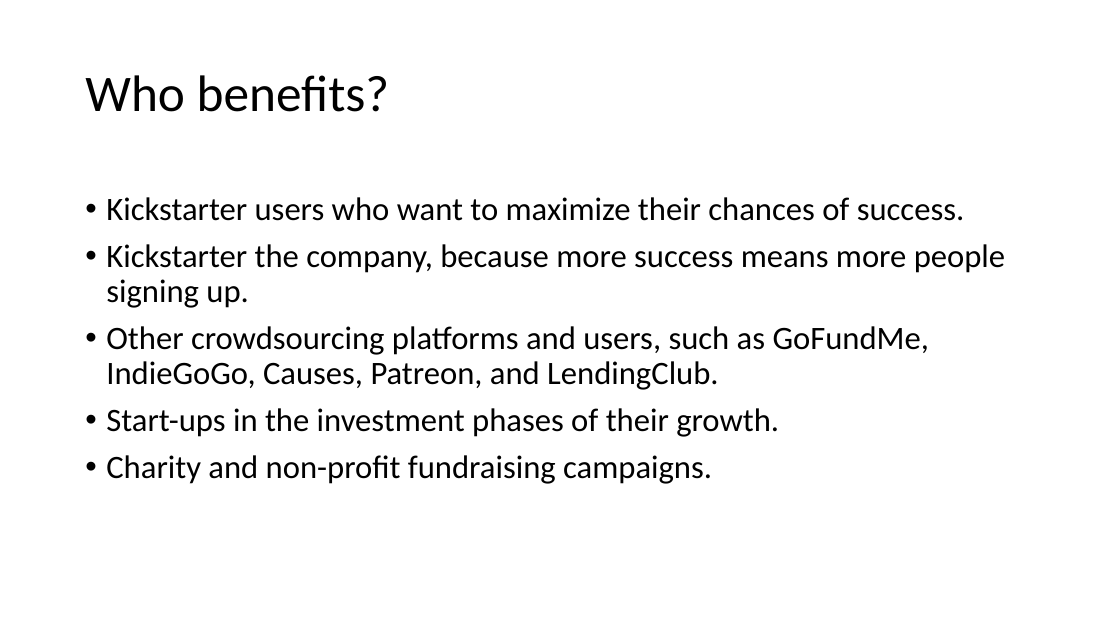
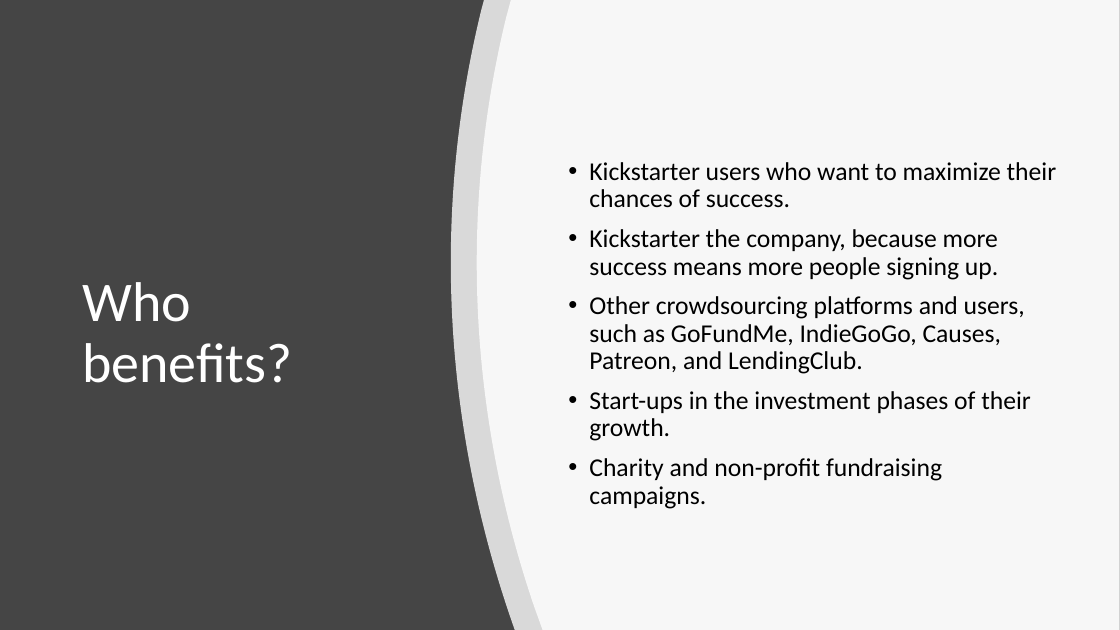
Before and after one commit to catshowjudge/Kickstarter-Project, a slide deck: slide 3 of Kickstarter_Slidedeck.pptx. Drawn at 1120x630 pixels with LibreOffice and Linux fonts; fonts in the diff are those of the drawing. Boxes give left, top, right and bottom in pixels: in the first picture for what was removed or moved away, otherwise in the second. Text is boxed around its words. In the diff, an @@ line names an element or a change of style, - is before the commit and + after.

```diff
--- a/Kickstarter_Slidedeck.pptx
+++ b/Kickstarter_Slidedeck.pptx
@@ background #FFFFFF to #454545 @@
@@ freeform shape added at bbox=[451, 0, 1120, 630], fill #FFFFFF at 80% opacity @@
@@ freeform shape added at bbox=[477, 0, 1120, 630], fill #FFFFFF at 80% opacity @@
@@ title "Who benefits?": place and size @@
-title "Who benefits?" at bbox=[85, 75, 390, 112]
+title "Who benefits?" at bbox=[82, 282, 292, 383]
@@ title "Who benefits?" at bbox=[82, 282, 292, 383]: size 44 to 48 pt, text colour #000000 to #FFFFFF @@
@@ text "Kickstarter users who want to ...": place and size @@
-text "Kickstarter users who want to ..." at bbox=[106, 197, 1005, 484]
+text "Kickstarter users who want to ..." at bbox=[589, 162, 1057, 509]
@@ text "Kickstarter users who want to ..." at bbox=[589, 162, 1057, 509]: size 28 to 22 pt; vertical alignment top to middle @@
```
Also in this commit, not shown: 6 other slides changed.
